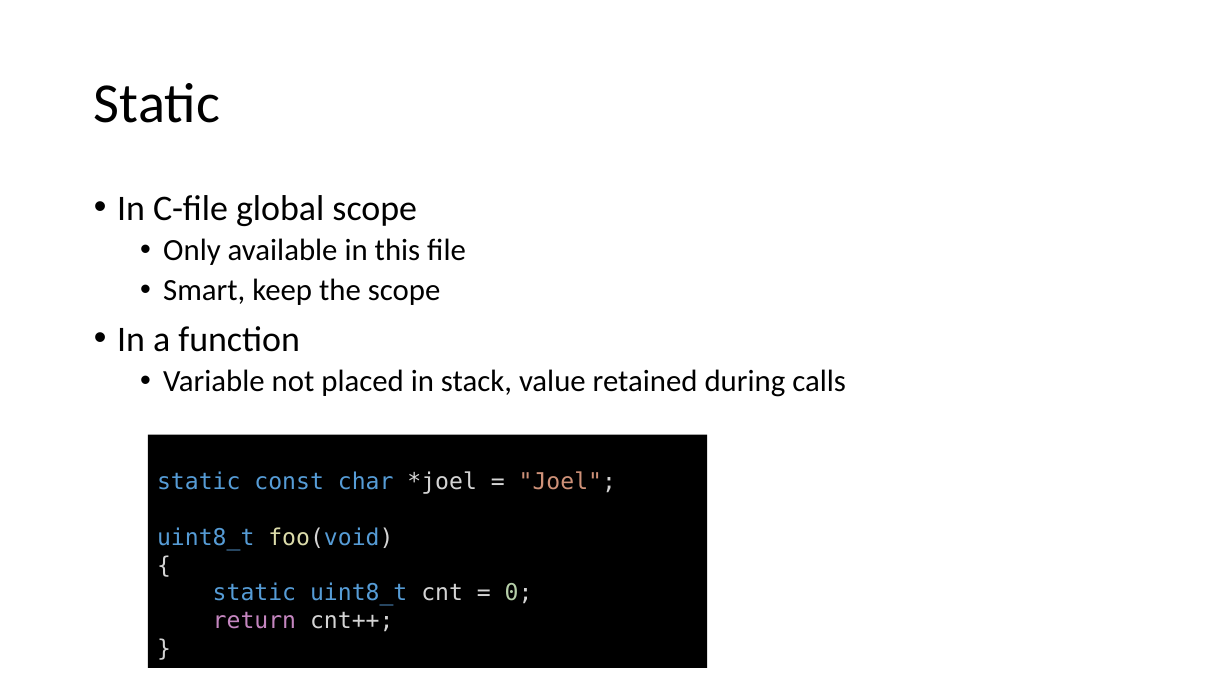
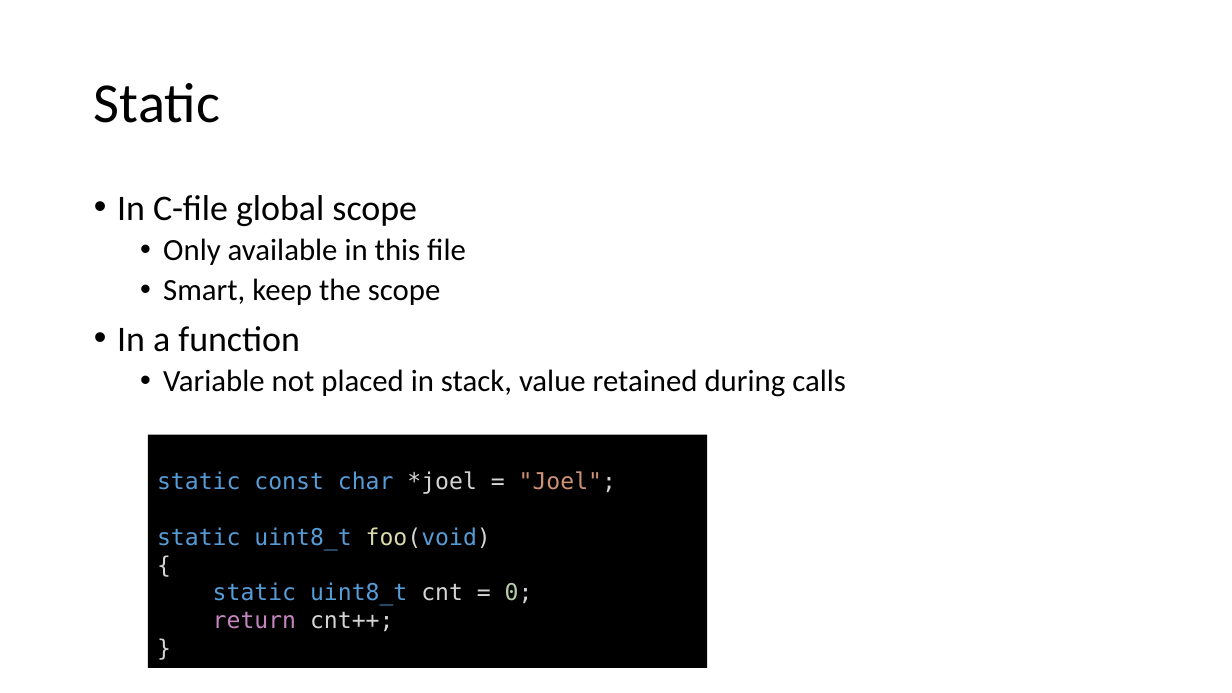
Before and after one commit to joelbygger/c_talk, a slide deck: slide 17 of presentation.pptx (slide 16 before the commit). Drawn at 1232x693 pixels with LibreOffice and Linux fonts; fonts in the diff are those of the drawing. Boxes give left, top, right and bottom in pixels: in the first picture for what was removed or moved away, otherwise in the second. Text is boxed around its words. In the diff, an @@ line names an element or a change of style, - is before the commit and + after.

```diff
--- a/presentation.pptx
+++ b/presentation.pptx
@@ text in rectangle at box(157, 527, 491, 551): text changed @@
-uint8_t foo(void)
+static uint8_t foo(void)
```
Also in this commit, not shown: 5 other slides changed, 3 slides added, 5 other files.
